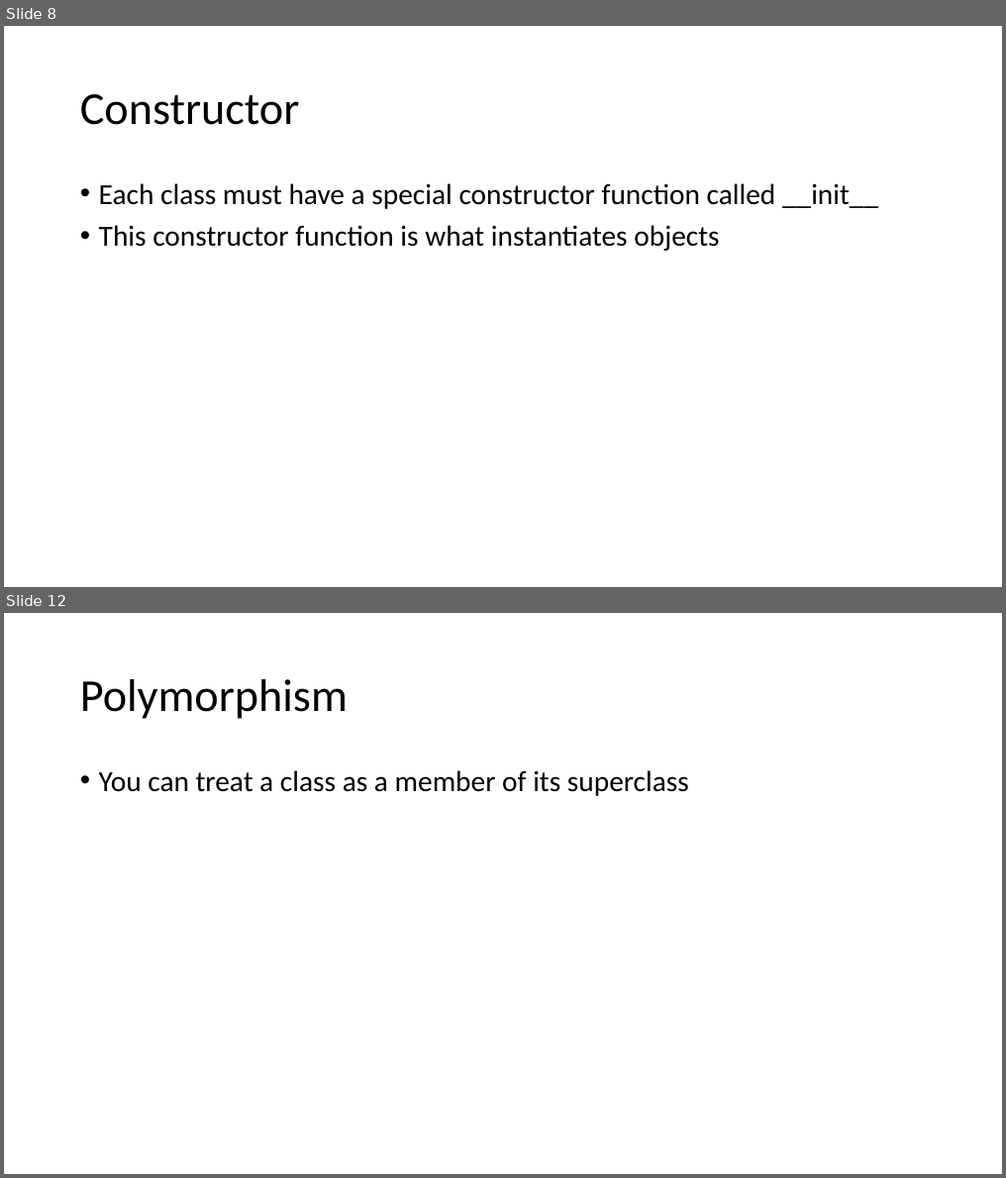
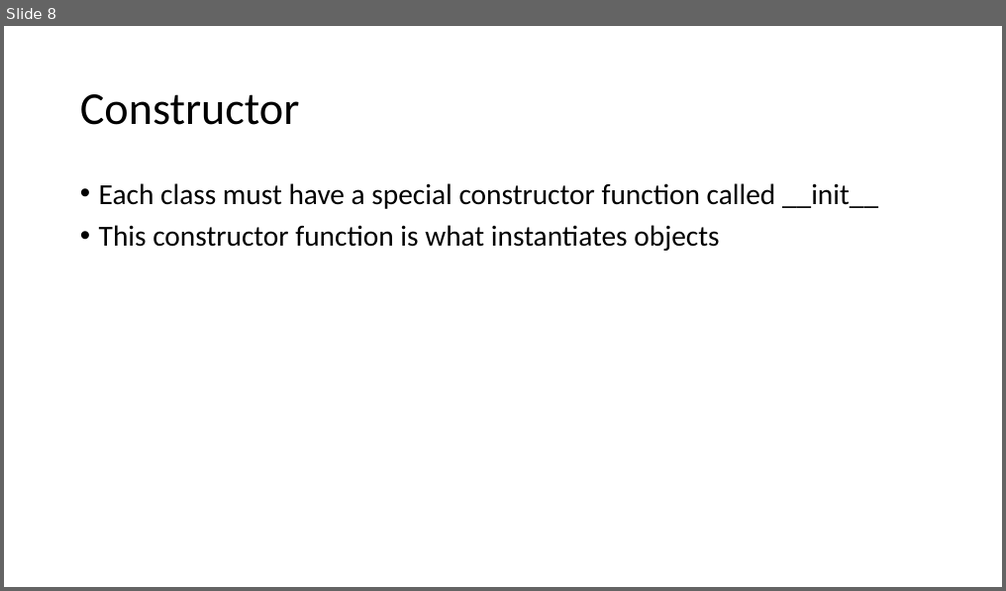
Before and after one commit to johink/PythonDS, a slide deck: Week4/Week4 Class2.pptx. Shown one above the other, each under a label of ours: slides 8 and 12 before the commit, slide 8 after it; the slides between them are not shown. The pictures are 1006x1178 and 1006x591 pixels, drawn with LibreOffice and Linux fonts; fonts in the diff are those of the drawing. Boxes give left, top, right and bottom in pixels: in the first picture for what was removed or moved away, otherwise in the second. Text is boxed around its words. In the diff, an @@ line names an element or a change of style, - is before the commit and + after.

```diff
--- a/Week4/Week4 Class2.pptx
+++ b/Week4/Week4 Class2.pptx
@@ slide 12 removed at box(4, 613, 1002, 1174), background #FFFFFF @@
@@ title removed at box(80, 679, 348, 719) @@
-Polymorphism
@@ text removed at box(99, 770, 689, 796) @@
-• You can treat a class as a member of its superclass
```
Also in this commit, not shown: 1 slide changed, 2 other slides removed, 1 other file.
